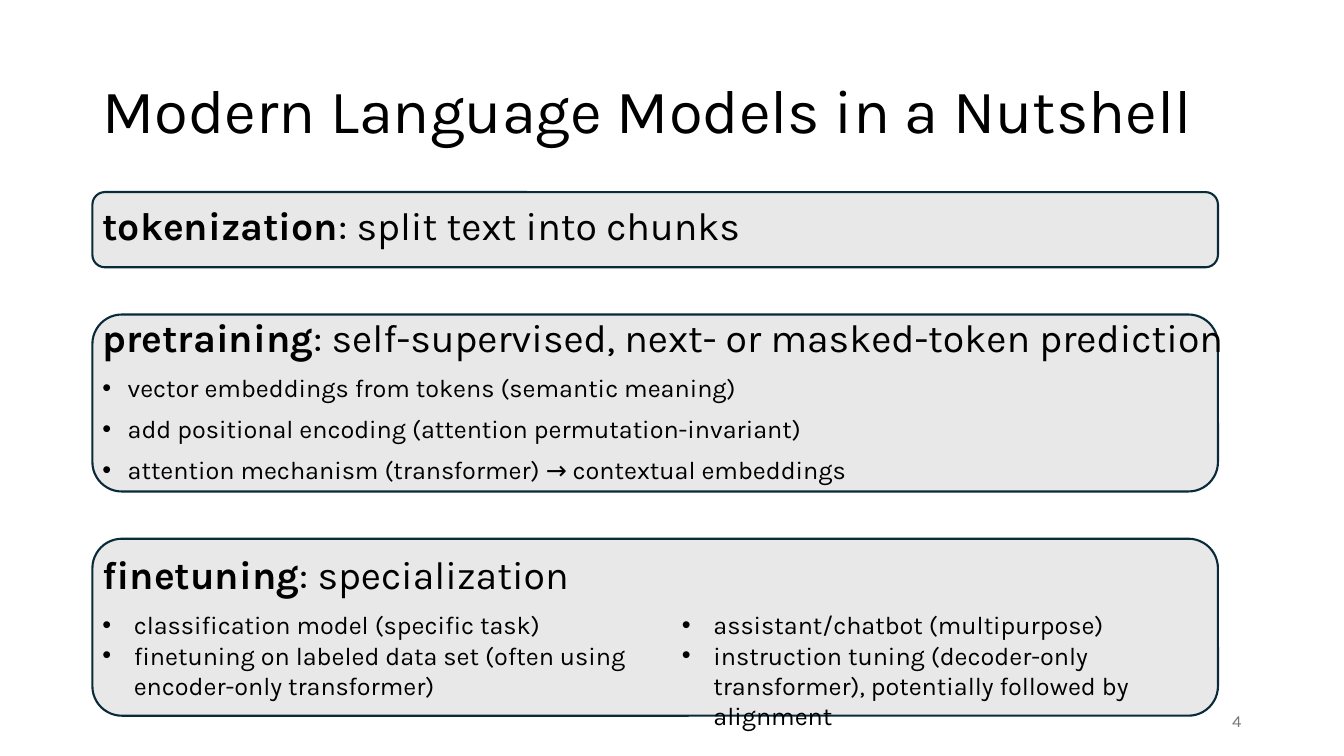
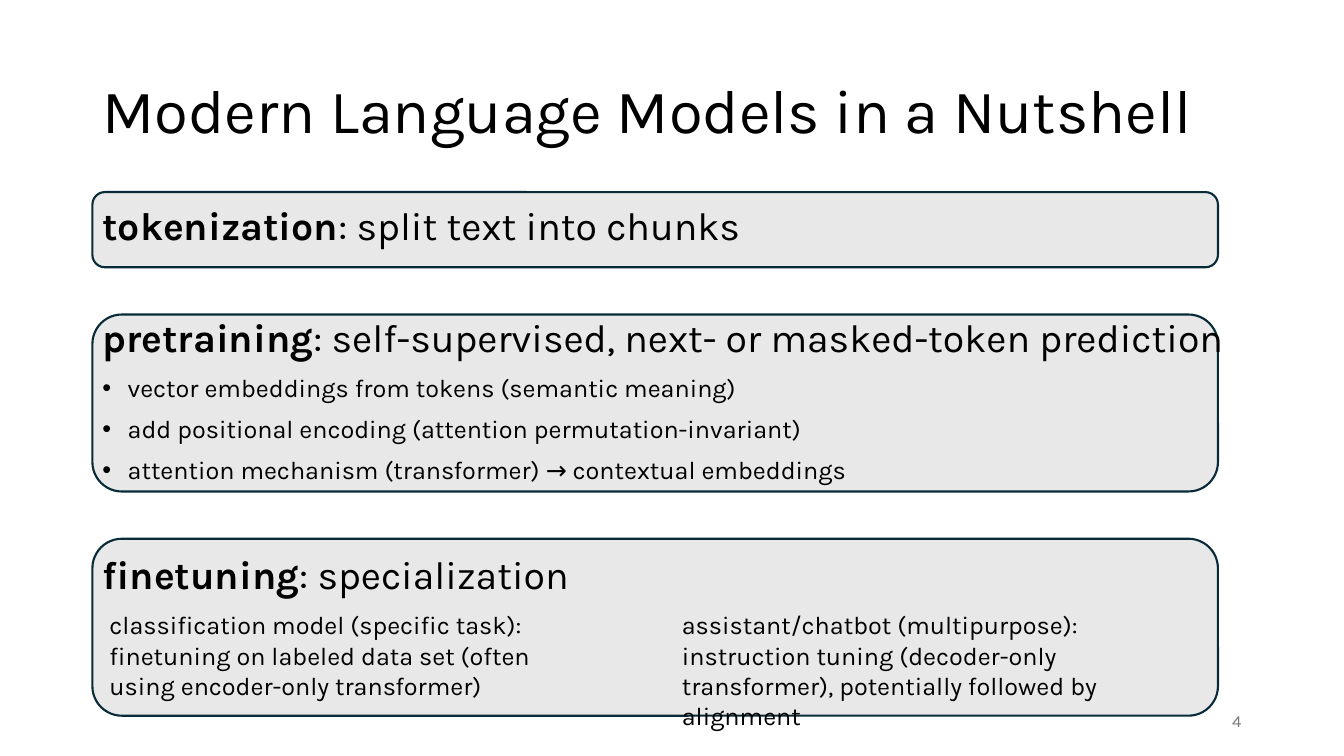
Before and after one commit to FelixWick/language_models, a slide deck: slide 4 of slides/5_finetuning.pptx. Drawn at 1344x756 pixels with LibreOffice and Linux fonts; fonts in the diff are those of the drawing. Boxes give left, top, right and bottom in pixels: in the first picture for what was removed or moved away, otherwise in the second. Text is boxed around its words. In the diff, an @@ line names an element or a change of style, - is before the commit and + after.

```diff
--- a/slides/5_finetuning.pptx
+++ b/slides/5_finetuning.pptx
@@ text "classification model (specific task):": place and size @@
-text "classification model (specific task):" at <box>134,616,625,701</box>
+text "classification model (specific task):" at <box>109,616,530,701</box>
@@ text at <box>109,616,521,640</box>: text changed @@
-• classification model (specific task)
+classification model (specific task):
@@ text at <box>682,615,1077,640</box>: text changed @@
-• assistant/chatbot (multipurpose)
+assistant/chatbot (multipurpose):
@@ text at <box>109,647,530,701</box>: bullet • to none @@
@@ text at <box>682,647,1097,701</box>: bullet • to none @@
```
Also in this commit, not shown: 2 other slides changed, 1 slide added.
